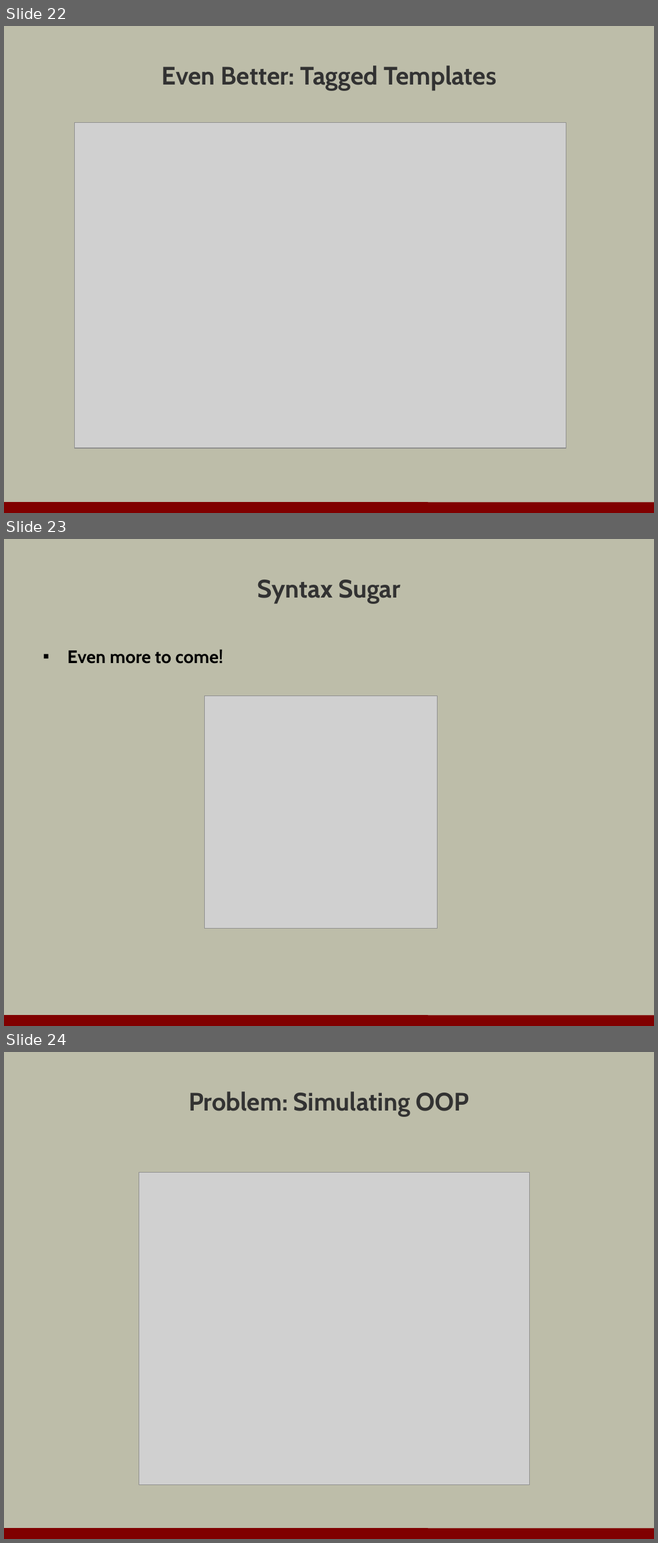
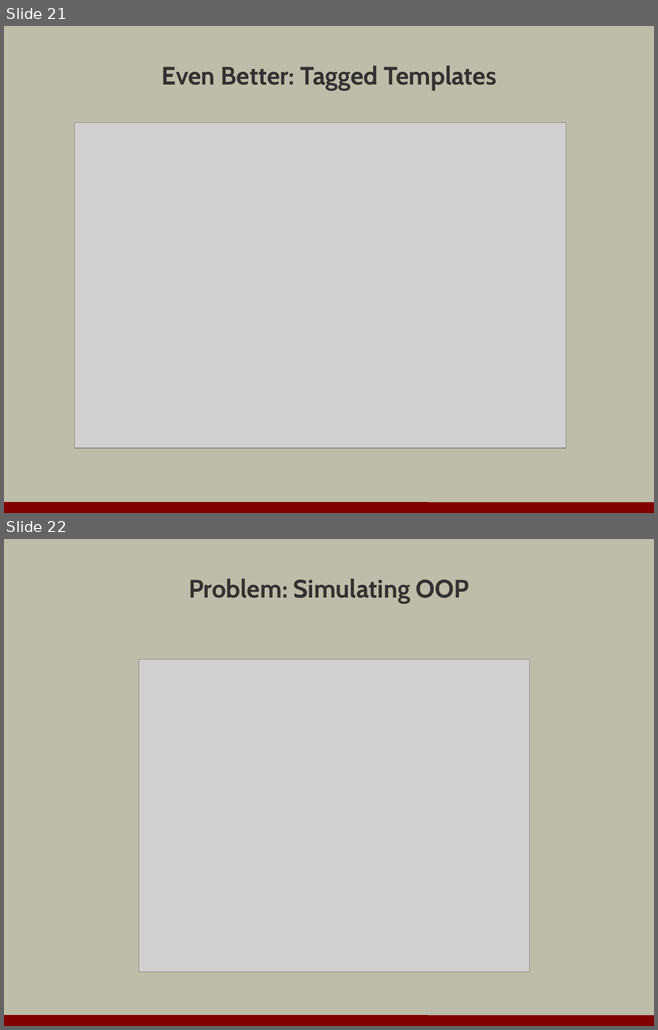
Before and after one commit to OdeToCode/classes, a slide deck: assorted/evolution_of_js.pptx. Shown one above the other, each under a label of ours: slides 22, 23 and 24 before the commit, slides 21 and 22 after it. The pictures are 658x1543 and 658x1030 pixels, drawn with LibreOffice and Linux fonts; fonts in the diff are those of the drawing; grey boxes stand for pictures; background and template pictures are left out. Boxes give left, top, right and bottom in pixels: in the first picture for what was removed or moved away, otherwise in the second. Text is boxed around its words. In the diff, an @@ line names an element or a change of style, - is before the commit and + after.

```diff
--- a/assorted/evolution_of_js.pptx
+++ b/assorted/evolution_of_js.pptx
@@ slide 23 removed at box(4, 539, 654, 1026), background #BDBDA9; not listed: 1 template element that a slide beside it also shows @@
@@ title removed at box(257, 580, 400, 603) @@
-Syntax Sugar
@@ text removed at box(67, 649, 223, 664) @@
-▪ Even more to come!
@@ picture removed at box(204, 696, 437, 929) @@
@@ what was slide 22 is now slide 21 @@
@@ what was slide 24 is now slide 22 @@
```
Also in this commit, not shown: 1 other slide removed.
